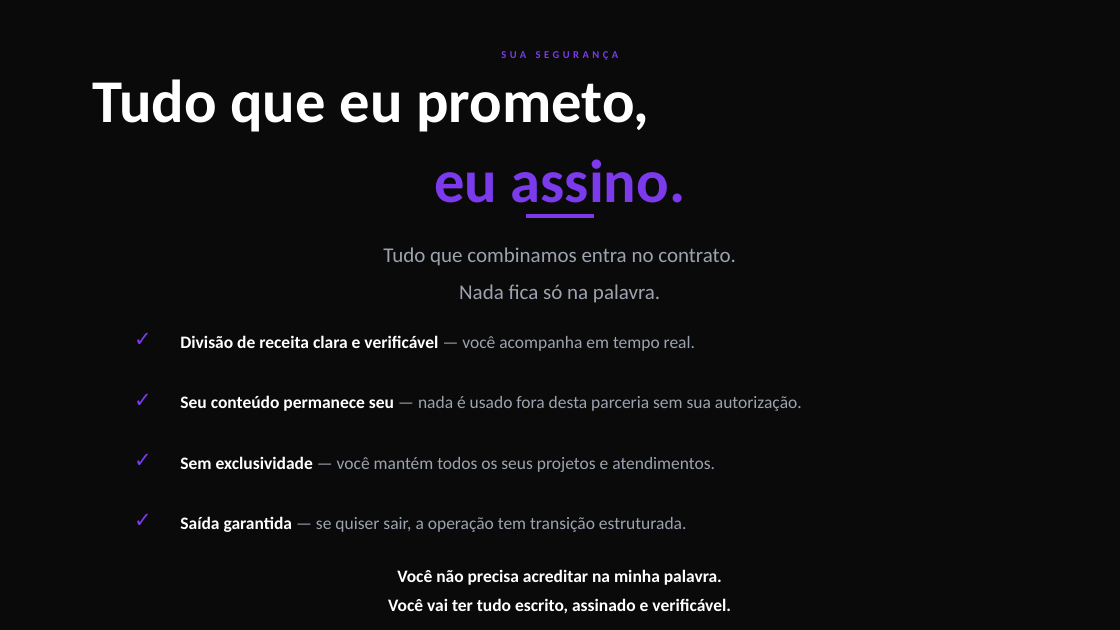
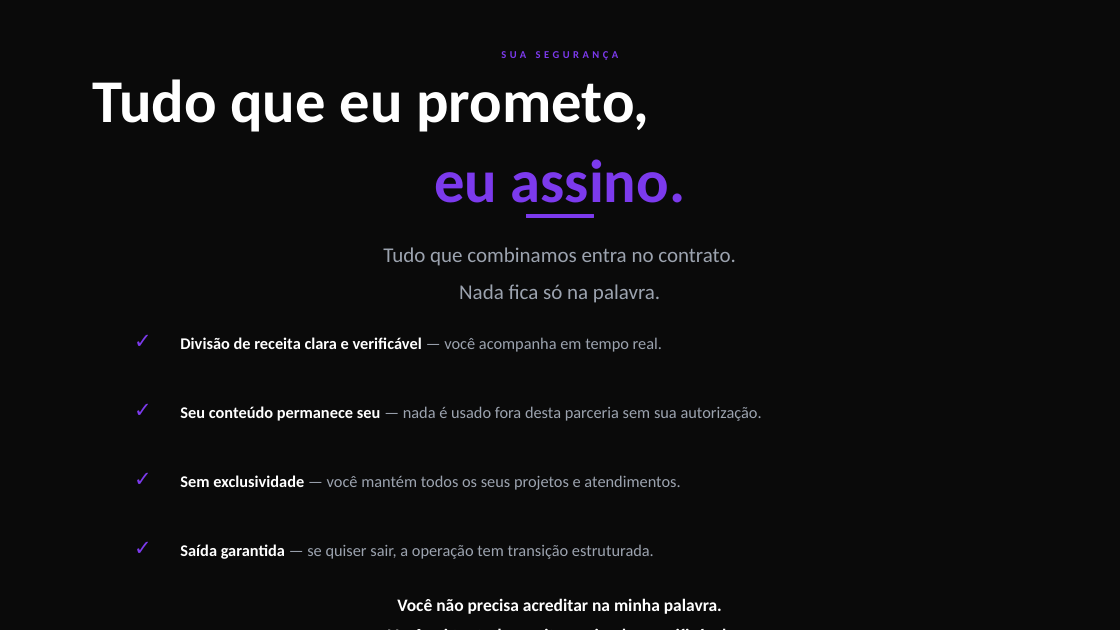
Before and after one commit to okauarodriguez-dotcom/grupoaura, a slide deck: slide 12 of operacoes/apresentacoes/monica/Pitch-Monica.pptx. Drawn at 1120x630 pixels with LibreOffice and Linux fonts; fonts in the diff are those of the drawing. Boxes give left, top, right and bottom in pixels: in the first picture for what was removed or moved away, otherwise in the second. Text is boxed around its words. In the diff, an @@ line names an element or a change of style, - is before the commit and + after.

Commit message:
auto: atualizacao do projeto 2026-04-28_2210

```diff
--- a/operacoes/apresentacoes/monica/Pitch-Monica.pptx
+++ b/operacoes/apresentacoes/monica/Pitch-Monica.pptx
@@ text "✓" rewrapped from <box>126,315,160,361</box> to <box>126,311,160,370</box> @@
@@ text "✓" rewrapped from <box>126,376,160,422</box> to <box>126,380,160,439</box> @@
@@ text "✓" rewrapped from <box>126,436,160,482</box> to <box>126,449,160,507</box> @@
@@ text "Sem exclusividade — você mantém ...": place and size @@
-text "Sem exclusividade — você mantém ..." at <box>180,456,715,472</box>
+text "Sem exclusividade — você mantém ..." at <box>180,475,680,490</box>
@@ text "✓" rewrapped from <box>126,497,160,543</box> to <box>126,518,160,576</box> @@
@@ size 15 to 14 pt in 4 elements at <box>180,337,662,352</box>, <box>180,406,762,421</box>, <box>180,475,680,490</box>, <box>180,544,654,559</box> @@
@@ text "Saída garantida — se quiser ...": place and size @@
-text "Saída garantida — se quiser ..." at <box>180,516,687,532</box>
+text "Saída garantida — se quiser ..." at <box>180,544,654,559</box>
@@ text "Você não precisa acreditar na ..." rewrapped from <box>388,569,731,613</box> to <box>397,598,722,614</box> @@
```
Also in this commit, not shown: 2 other slides changed, 2 other files.
